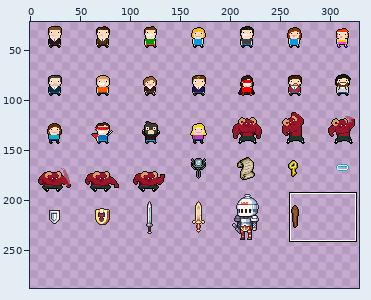
Sprite sheet -- bin/data/bitmaps/sprites_grid-x.png. Above: a wide view before the commit, with the close-up outlined.
Close-up. First the earlier version:
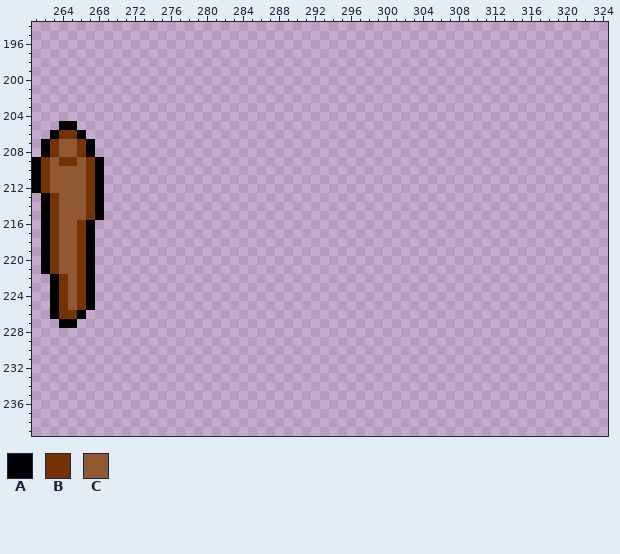
The file is 336x288 pixels. Colours within 5 levels of each other are drawn and written as one. Shown: x 261..324, y 194..239. The wide view leaves out empty margins. The commit also changed other parts of the picture, which this record leaves out.
Palette (. is transparent): A #000000  B #753305  C #905833
Pixels before (only the part around the change), first column x 261:
194 ................................................................
195 ................................................................
196 ................................................................
197 ................................................................
198 ................................................................
199 ................................................................
200 ................................................................
201 ................................................................
202 ................................................................
203 ................................................................
204 ................................................................
205 ...AA...........................................................
206 ..ABBA..........................................................
207 .ABCCBA.........................................................
208 .ABCCBA.........................................................
209 ABCBBCBA........................................................
210 ABCCCCBA........................................................
211 ABCCCCBA........................................................
212 ABCCCCBA........................................................
213 .ABCCCBA........................................................
214 .ABCCCBA........................................................
215 .ABCCCBA........................................................
216 .ABCCBA.........................................................
217 .ABCCBA.........................................................
218 .ABCCBA.........................................................
219 .ABCCBA.........................................................
220 .ABCCBA.........................................................
221 .ABCCBA.........................................................
222 ..ABCBA.........................................................
223 ..ABCBA.........................................................
224 ..ABCBA.........................................................
225 ..ABCBA.........................................................
226 ..ABBA..........................................................
227 ...AA...........................................................
228 ................................................................
229 ................................................................
230 ................................................................
231 ................................................................
232 ................................................................
233 ................................................................
234 ................................................................
235 ................................................................
236 ................................................................
237 ................................................................
238 ................................................................
239 ................................................................
And afterwards:
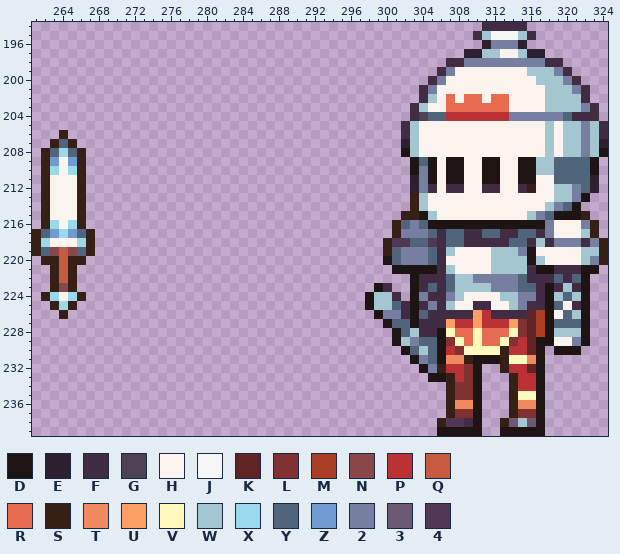
Colours new in this view: D #1e1414  E #2e1f2e  F #412c43  G #4e4154  H #fbf4ee  J #f6f6f6  K #602424  L #803131  M #aa3f24  N #894749  P #ba3235  Q #c55b41  R #e66b4f  S #361f14  T #ef8a5f  U #fc9f63  V #fff9bd  W #a4c6d0  X #99d9ea  Y #50657b  Z #709ad1  2 #767ea1  3 #6c5975  4 #523754
Difference:
Changed rows in their new state; - is an unchanged pixel.
first column x 261:
194 --------------------------------------------------FFFFF---------
195 -------------------------------------------------FWJJJWF--------
196 --------------------------------------------------E222E---------
197 ------------------------------------------------EEWWHHWEE-------
198 ----------------------------------------------FF222222222FF-----
199 ---------------------------------------------F2HHHHHHHHWWW2F----
200 --------------------------------------------F2HHHHHHHHHHWWW2F---
201 -------------------------------------------F2HHHHHHHHHHHHWWW2F--
202 -------------------------------------------FWHRHRRHRRHHHHWWWWF--
203 ------------------------------------------FWHHRRRRRRRHHHHWWWW2F-
204 ------------------------------------------FGYYPPPPPPP222222YFFF-
205 ---..------------------------------------FWHHHHHHHHHHHHHHWHWW2WF
206 --.S..-----------------------------------FWHHHHHHHHHHHHHHWHWW2WF
207 -.SYS..----------------------------------EWHHHHHHHHHHHHHHWHWW2WE
208 -SYXYS.----------------------------------DWHHHHHHHHHHHHHHWHWW2WD
209 .SZHZS..----------------------------------DYDHDDHHDDHHDDWWYYYYD-
210 .SXHXS..----------------------------------D2DHDDHHDDHHDDWWYYYYD-
211 .SHHHS..----------------------------------E2DHDDHHDDHHDDHHYYYYE-
212 .SHHHS..----------------------------------E2FHFFHHFFHHFSHHWW2YE-
213 -SHHHS..----------------------------------SWHHHHHHHHHHHHHHWW2D--
214 -SHHHS..----------------------------------SWHHHHHHHHHHHHHW2YD---
215 -SHHHS..---------------------------------SSDWHHHHHHHHHHW2YDDDS--
216 -SXHXS.---------------------------------SY2YDDDDDDDDDDDDD2HHH2S-
217 SYZXZYS---------------------------------S222YFYYFFYYFFYYF2HHHWS-
218 SXHHHXS--------------------------------S44YY4FYYFFFFFYYFWF222F2S
219 SYNQNYS--------------------------------SY222YFWHHHHWWW2DHHHHHWWS
220 -SSQSS.--------------------------------DY222YFHHHHHWWWWDWHHHHW2S
221 -.SQS..---------------------------------DDDDDFWHHHHWWWWFDDFFFDD-
222 --SQS..-----------------------------------DFFFYWW22222YFFFYFYD--
223 --SNS..-------------------------------DF--DFYFYWWWW222YYFDFWFD--
224 -SXHXS.------------------------------DWWF-D2FF2WHHHHWW22FDWYWD--
225 --SXS..------------------------------DWWYFDF2FWHHFFHHW2FFDYHFD--
226 --.S..--------------------------------D22FDYFFFFFUPFFFFKMDHYWD--
227 ---..----------------------------------DYYDFFFUPPUPPPULKMDYYYD--
228 ----------------------------------------DYWFFDVRRVRRRVLKMDWWWD--
229 ----------------------------------------DW2YYDLVRVRRVLPKDDHH2D--
230 -----------------------------------------DYWYDPLVVVVSPPKD-DDD---
231 ------------------------------------------D2YDTTSDDDSVVTD-------
232 -------------------------------------------D2SPPLD--SPPKD-------
233 --------------------------------------------DDSPLD---SPPD-------
234 ----------------------------------------------SLLD---SPPD-------
235 ----------------------------------------------SLLD---SVVD-------
236 ----------------------------------------------STTD---STTD-------
237 ----------------------------------------------SLLD---SLLD-------
238 ---------------------------------------------S44FD--S3W3D-------
239 ---------------------------------------------DDDDD--DDDDD-------
